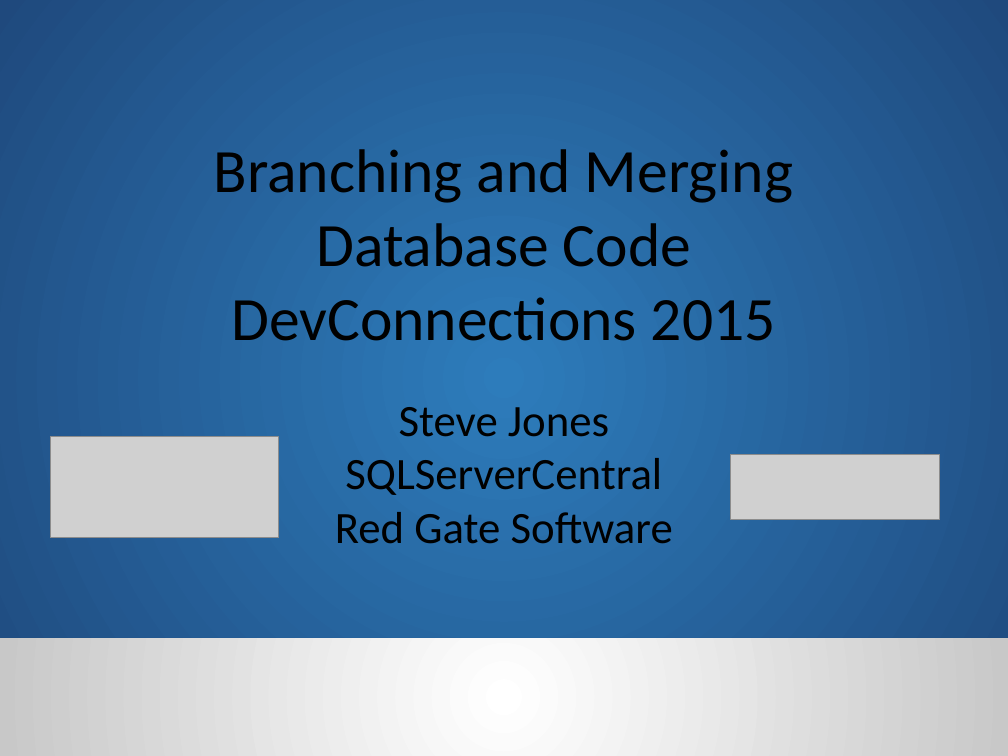
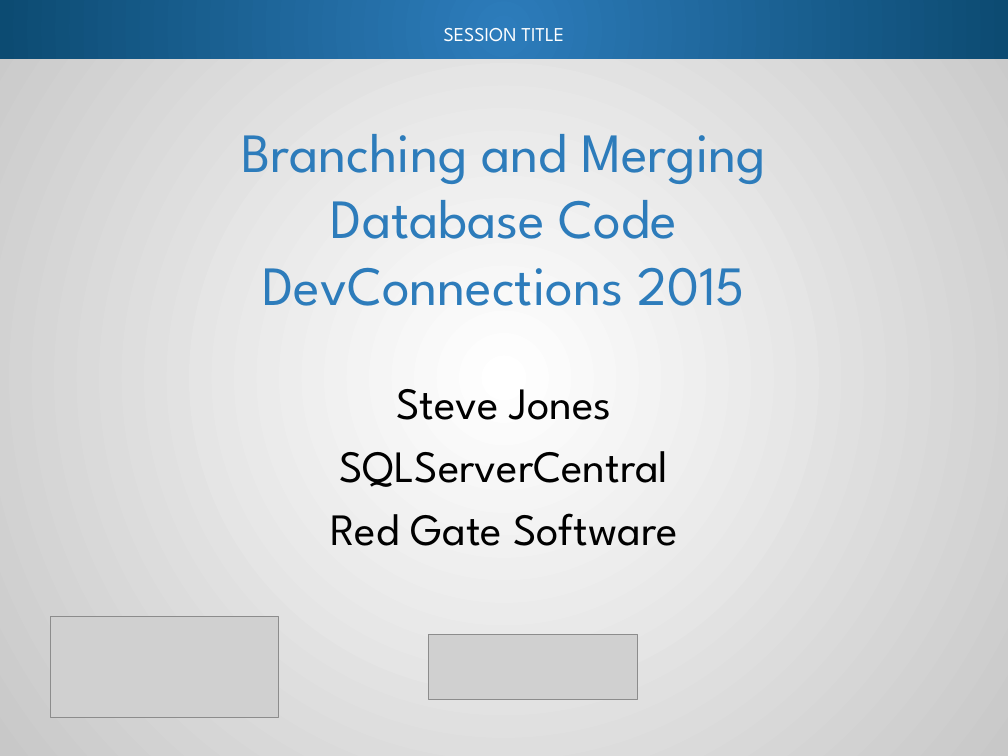
Before and after one commit to way0utwest/Branching-and-Merging-DB-Code, a slide deck: slide 1 of Presentation/BranchMergeDBCode.pptx. Drawn at 1008x756 pixels with LibreOffice and Linux fonts; fonts in the diff are those of the drawing; grey boxes stand for pictures; background and template pictures are left out. Boxes give left, top, right and bottom in pixels: in the first picture for what was removed or moved away, otherwise in the second. Text is boxed around its words. In the diff, an @@ line names an element or a change of style, - is before the commit and + after.

Commit message:
Altered title slide

```diff
--- a/Presentation/BranchMergeDBCode.pptx
+++ b/Presentation/BranchMergeDBCode.pptx
@@ rectangle at [0,0,1008,756]: fill gradient #2D7CBB to #1F497D to gradient #FFFFFF to #C8C8C8; shadow on @@
@@ rectangle added at [0,0,1008,58], fill gradient #2D7CBB to #0C4B72 @@
@@ text added at [444,28,564,42], 14 pt, text #FFFFFF @@
+SESSION TITLE
@@ title "Branching and Merging Database Code ...": place and size @@
-title "Branching and Merging Database Code ..." at [214,149,793,341]
+title "Branching and Merging Database Code ..." at [242,134,766,306]
@@ title "Branching and Merging Database Code ..." at [242,134,766,306]: size 44 to 39.6 pt, font Calibri to League Spartan, text colour #000000 to #2D7CBB; vertical alignment top to middle @@
@@ text "Steve Jones": place and size @@
-text "Steve Jones" at [335,407,673,544]
+text "Steve Jones" at [330,389,677,546]
@@ text "Steve Jones" at [330,389,677,546]: font Calibri to League Spartan; vertical alignment top to middle @@
@@ picture: place and size @@
-picture at [50,436,278,537]
+picture at [50,617,278,718]
@@ rectangle removed at [0,638,1008,756] @@
@@ picture: place and size @@
-picture at [731,455,939,520]
+picture at [428,634,637,700]
```
Also in this commit, not shown: 1 slide added.
